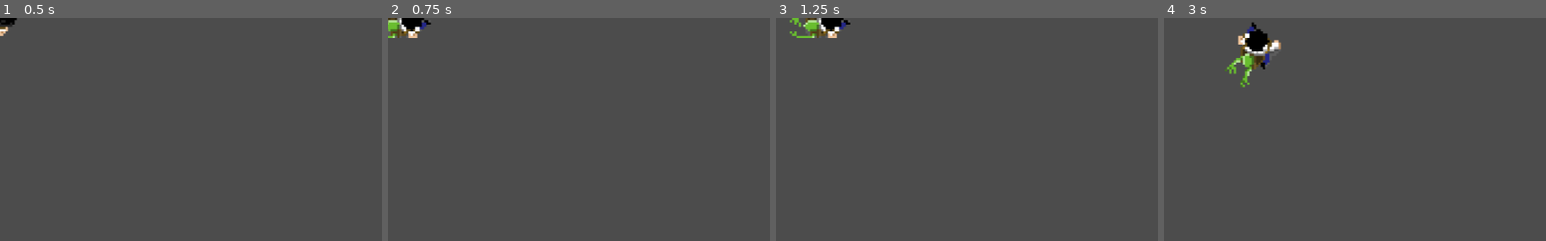
Above: before the commit, frames 1-4 (left to right).
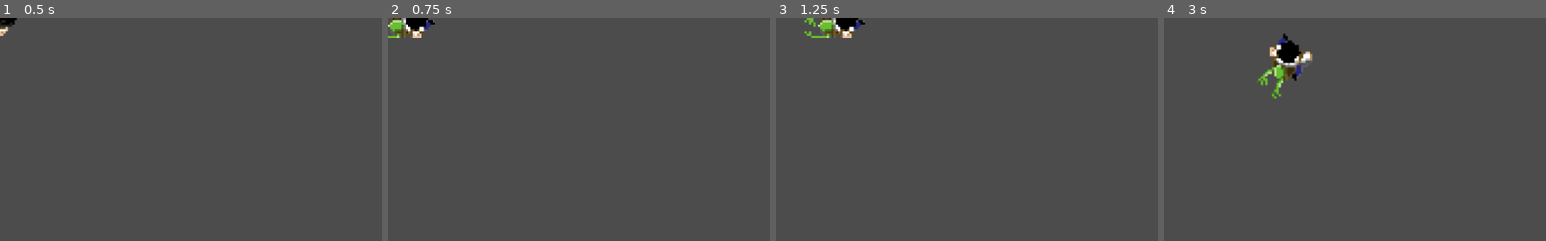
Above: after the commit, the same moments.

Repository: ricargoes/EndangeredPsychicSpecies
Game: Godot game, scene res://actors/Carrier.tscn
Two runs of this game, one before a commit and one after it. Both use one fixed random seed, a clock stepped at 60 frames per second and the inputs below. This scene is started directly instead of the project's main scene.
Inputs (mouse positions are % of the whole screen's width and height, from its top left):
- Up to frame 1 (0.5 s): no input
- Up to frame 2 (0.75 s): tap Enter at 0.5 s; move the mouse to (72, 45) at 0.52 s; hold D (carrier_move_right) from 0.53 s (still down); tap Space (carrier_dash) at 0.6 s
- Up to frame 3 (1.25 s): keep holding D (carrier_move_right); tap E (carrier_grab) at 0.8 s
- Up to frame 4 (3 s): move the mouse to (30, 55) at 1.27 s; release D (carrier_move_right) at 1.28 s; hold S (carrier_move_down) 1.28-2.03 s; tap E (carrier_grab) at 1.35, 2.3 s; tap Space (carrier_dash) at 1.55 s; move the mouse to (60, 28) at 2.02 s; press the mouse at (60, 28) at 2.03 s; hold D (carrier_move_right) 2.03-2.78 s; move the mouse to (45, 70) at 2.77 s; release the mouse at (45, 70) at 2.78 s; hold W (carrier_move_up) from 2.78 s (still down); right-click (45, 70) at 2.85 s
The pictures show only the part of the screen within x 0-50%, y 0-50%; the shares and areas given below are measured in that part.

Frame 1 is identical in both runs. In frame 2, 0.6% of the frame differs, in the area x 0-13%, y 0-9%; in frame 3, 1.2%; in frame 4, 3.2%, in the area x 16-39%, y 2-37%.

Commit message:
throwable object interact with carrier

Diff:
--- a/actors/AlienBody.tscn
+++ b/actors/AlienBody.tscn
@@ -24,14 +24,18 @@
 [sub_resource type="CircleShape2D" id=2]
 radius = 18.8556
 
-[node name="AlienBody" type="KinematicBody2D"]
+[node name="AlienBody" type="KinematicBody2D" groups=[
+"actor",
+"alien",
+]]
+collision_mask = 6
 script = ExtResource( 2 )
 
 [node name="Sprite" type="AnimatedSprite" parent="."]
 rotation = 1.5708
 frames = SubResource( 1 )
 animation = "crawling"
-frame = 4
+frame = 1
 playing = true
 
 [node name="CollisionShape2D" type="CollisionShape2D" parent="."]
--- a/actors/AlienMind.tscn
+++ /dev/null
@@ -1,6 +0,0 @@
-[gd_scene load_steps=2 format=2]
-
-[ext_resource path="res://actors/AlienMind.gd" type="Script" id=1]
-
-[node name="AlienMind" type="Node"]
-script = ExtResource( 1 )
--- a/actors/Carrier.gd
+++ b/actors/Carrier.gd
@@ -1,35 +1,38 @@
 extends KinematicBody2D
 
 var carrying = true
+var stunned = false
 var max_speed = 150.0
 
 func _ready():
 	set_process(true)
 
 func _process(delta):
-	if Input.is_action_just_pressed("carrier_dash"):
-		try_dashing()
-	if Input.is_action_just_pressed("carrier_grab") and not carrying:
-		grab()
+	var movement_dir = Vector2.ZERO
 
-	var movement_dir = Vector2.ZERO
-	if Input.is_action_pressed("carrier_move_up"):
-		movement_dir += Vector2.UP
-	if Input.is_action_pressed("carrier_move_down"):
-		movement_dir += Vector2.DOWN
-	if Input.is_action_pressed("carrier_move_right"):
-		movement_dir += Vector2.RIGHT
-	if Input.is_action_pressed("carrier_move_left"):
-		movement_dir += Vector2.LEFT
+	if not stunned:
+		if Input.is_action_just_pressed("carrier_dash"):
+			try_dashing()
+		if Input.is_action_just_pressed("carrier_grab") and not carrying:
+			grab()
 
-	var speed = max_speed*3/4.0*movement_dir.normalized()
+		if Input.is_action_pressed("carrier_move_up"):
+			movement_dir += Vector2.UP
+		if Input.is_action_pressed("carrier_move_down"):
+			movement_dir += Vector2.DOWN
+		if Input.is_action_pressed("carrier_move_right"):
+			movement_dir += Vector2.RIGHT
+		if Input.is_action_pressed("carrier_move_left"):
+			movement_dir += Vector2.LEFT
+
+	var speed = max_speed*movement_dir.normalized()
 	if carrying:
 		speed *= 3/4.0
 
 	if movement_dir != Vector2.ZERO:
 		set_rotation(movement_dir.angle())
-	move_and_slide(speed)
-	if speed == Vector2.ZERO:
+	move_and_slide(speed, Vector2.ZERO, false, 4, PI/4, false)
+	if movement_dir == Vector2.ZERO:
 		$Sprite.play("standing")
 	else:
 		if carrying:
@@ -41,4 +44,30 @@
 	pass
 
 func grab():
-	pass
+	if carrying:
+		return
+
+	var aliens = get_tree().get_nodes_in_group("alien")
+	if aliens:
+		var alien = aliens.front()
+		if (alien.get_position() - get_position()).length() < 50:
+			alien.queue_free()
+			carrying = true
+
+func hit():
+	stun()
+	if carrying:
+		carrying = false
+		spawn_alien()
+
+func stun():
+	$StunCooldown.start()
+	stunned = true
+
+func _on_StunCooldown_timeout():
+	stunned = false
+
+func spawn_alien():
+	var alien = preload("res://actors/AlienBody.tscn").instance()
+	alien.set_position(get_position())
+	get_parent().add_child(alien)
--- a/actors/Carrier.tscn
+++ b/actors/Carrier.tscn
@@ -56,23 +56,28 @@
 "speed": 10.0
 } ]
 
-[sub_resource type="CapsuleShape2D" id=2]
-radius = 12.0051
-height = 31.7192
+[sub_resource type="RectangleShape2D" id=2]
+extents = Vector2( 12.0051, 25.5191 )
 
-[node name="Carrier" type="KinematicBody2D"]
+[node name="Carrier" type="KinematicBody2D" groups=[
+"actor",
+]]
+collision_mask = 6
 script = ExtResource( 2 )
 
 [node name="Sprite" type="AnimatedSprite" parent="."]
 rotation = 1.5708
 frames = SubResource( 1 )
 animation = "standing_watch"
-frame = 4
+frame = 2
 playing = true
 
 [node name="CollisionShape2D" type="CollisionShape2D" parent="."]
-position = Vector2( -3, -1 )
 shape = SubResource( 2 )
 
 [node name="DashCooldown" type="Timer" parent="."]
 wait_time = 2.0
+
+[node name="StunCooldown" type="Timer" parent="."]
+wait_time = 2.0
+[connection signal="timeout" from="StunCooldown" to="." method="_on_StunCooldown_timeout"]
--- a/throwables/ThrowableObject.gd
+++ b/throwables/ThrowableObject.gd
@@ -12,3 +12,8 @@
 
 func _on_SelectableArea_mouse_exited():
 	AlienMind.deselect_object(self)
+
+func _on_ThrowableObject_sleeping_state_changed():
+	if not sleeping:
+		contact_monitor = true
+		contacts_reported = 3
--- a/throwables/ThrowableObject.tscn
+++ b/throwables/ThrowableObject.tscn
@@ -1,10 +1,8 @@
-[gd_scene load_steps=5 format=2]
+[gd_scene load_steps=4 format=2]
 
-[ext_resource path="res://throwables/ThrowableObject.gd" type="Script" id=2]
-[ext_resource path="res://throwables/SelectableArea.gd" type="Script" id=3]
+[ext_resource path="res://throwables/ThrowableObject.gd" type="Script" id=1]
 
 [sub_resource type="PhysicsMaterial" id=1]
-rough = true
 bounce = 0.2
 
 [sub_resource type="CircleShape2D" id=2]
@@ -13,24 +11,26 @@
 [node name="ThrowableObject" type="RigidBody2D"]
 collision_layer = 2
 collision_mask = 7
+mass = 300.0
 physics_material_override = SubResource( 1 )
+contacts_reported = 3
+contact_monitor = true
 sleeping = true
-script = ExtResource( 2 )
+script = ExtResource( 1 )
 
 [node name="CollisionShape2D" type="CollisionShape2D" parent="."]
 
 [node name="Sprite" type="Sprite" parent="."]
 
-[node name="SelectableArea" type="Area2D" parent="." groups=[
-"throwable",
-]]
-script = ExtResource( 3 )
+[node name="SelectableArea" type="Area2D" parent="."]
 
 [node name="CollisionShape2D" type="CollisionShape2D" parent="SelectableArea"]
 shape = SubResource( 2 )
 
 [node name="ImpulseTime" type="Timer" parent="."]
 wait_time = 0.3
-[connection signal="mouse_entered" from="SelectableArea" to="SelectableArea" method="_on_SelectableArea_mouse_entered"]
-[connection signal="mouse_exited" from="SelectableArea" to="SelectableArea" method="_on_SelectableArea_mouse_exited"]
+[connection signal="body_entered" from="." to="." method="_on_ThrowableObject_body_entered"]
+[connection signal="sleeping_state_changed" from="." to="." method="_on_ThrowableObject_sleeping_state_changed"]
+[connection signal="mouse_entered" from="SelectableArea" to="." method="_on_SelectableArea_mouse_entered"]
+[connection signal="mouse_exited" from="SelectableArea" to="." method="_on_SelectableArea_mouse_exited"]
 [connection signal="timeout" from="ImpulseTime" to="." method="_on_ImpulseTime_timeout"]
